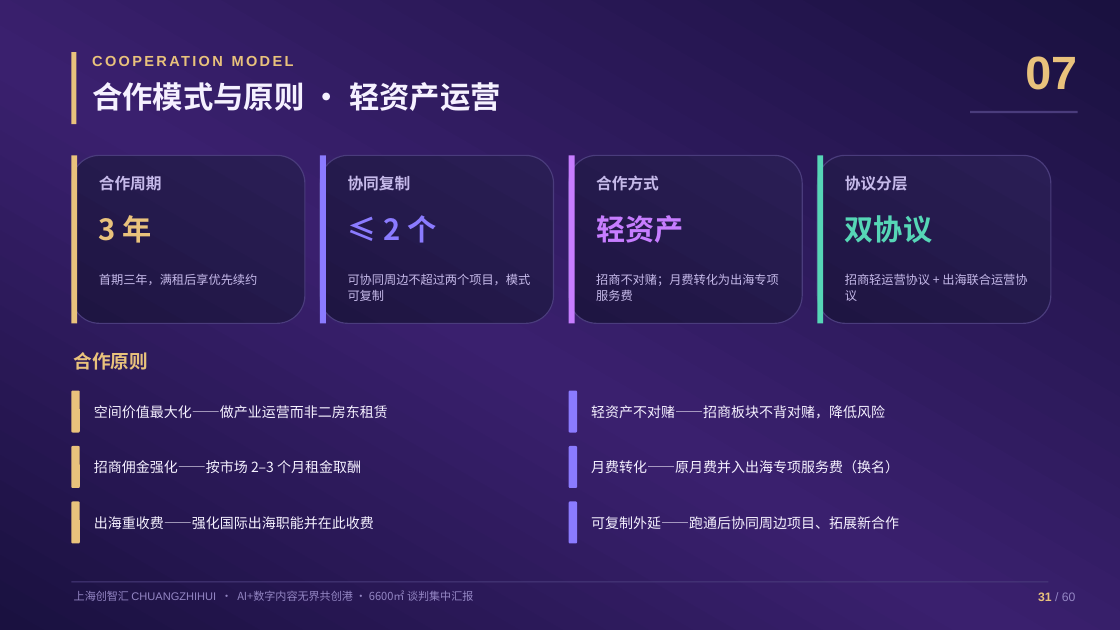
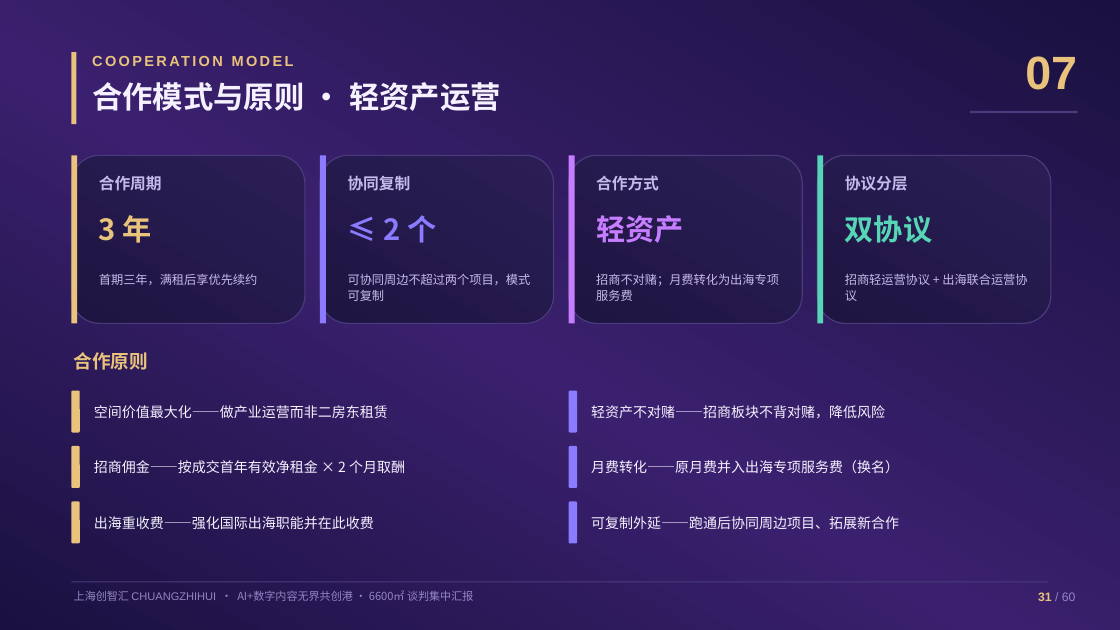
Before and after one commit to hujigang2010-maker/AIDEN, a slide deck: slide 31 of proposal/创智汇6600平合作方案.pptx. Drawn at 1120x630 pixels with LibreOffice and Linux fonts; fonts in the diff are those of the drawing. Boxes give left, top, right and bottom in pixels: in the first picture for what was removed or moved away, otherwise in the second. Text is boxed around its words. In the diff, an @@ line names an element or a change of style, - is before the commit and + after.

```diff
--- a/proposal/创智汇6600平合作方案.pptx
+++ b/proposal/创智汇6600平合作方案.pptx
@@ text at (94, 460, 405, 473): text changed @@
-招商佣金强化——按市场 2–3 个月租金取酬
+招商佣金——按成交首年有效净租金 × 2 个月取酬
```
Also in this commit, not shown: 4 other slides changed, 2 slides added, 2 slides removed, 26 other files.
